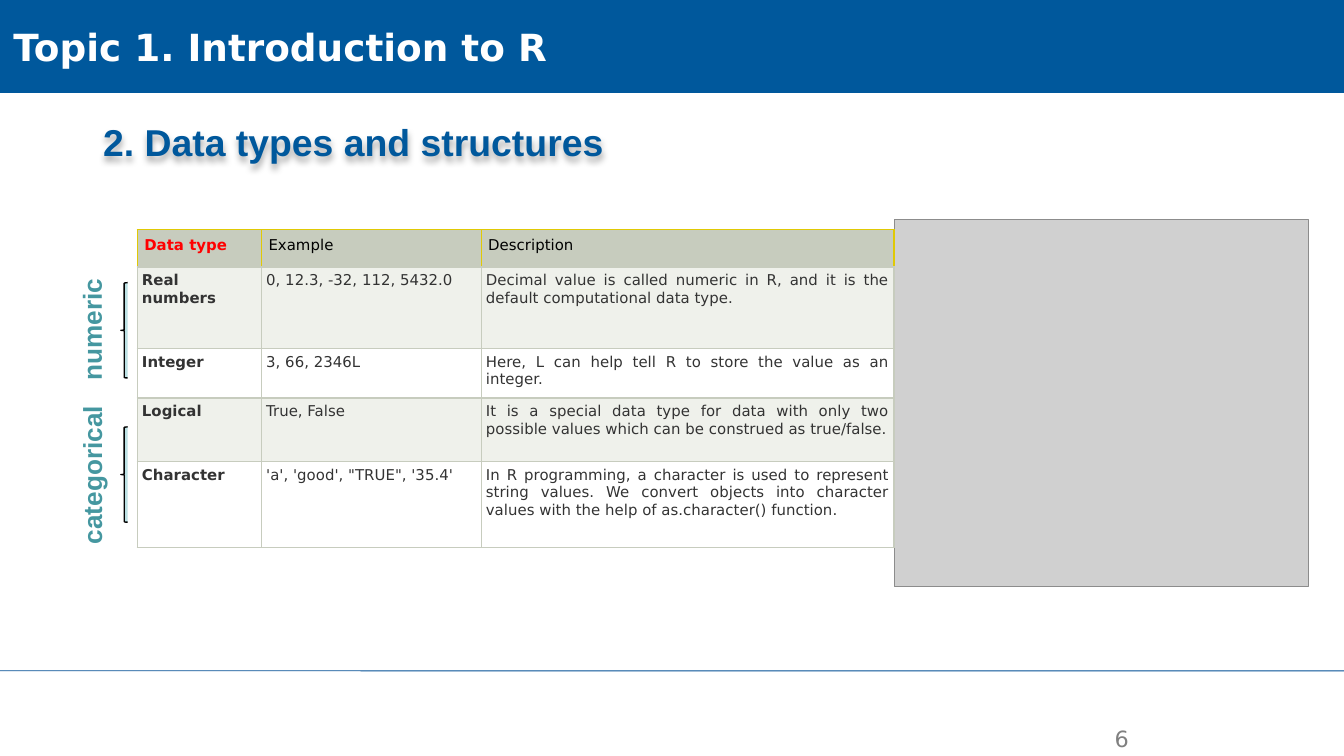
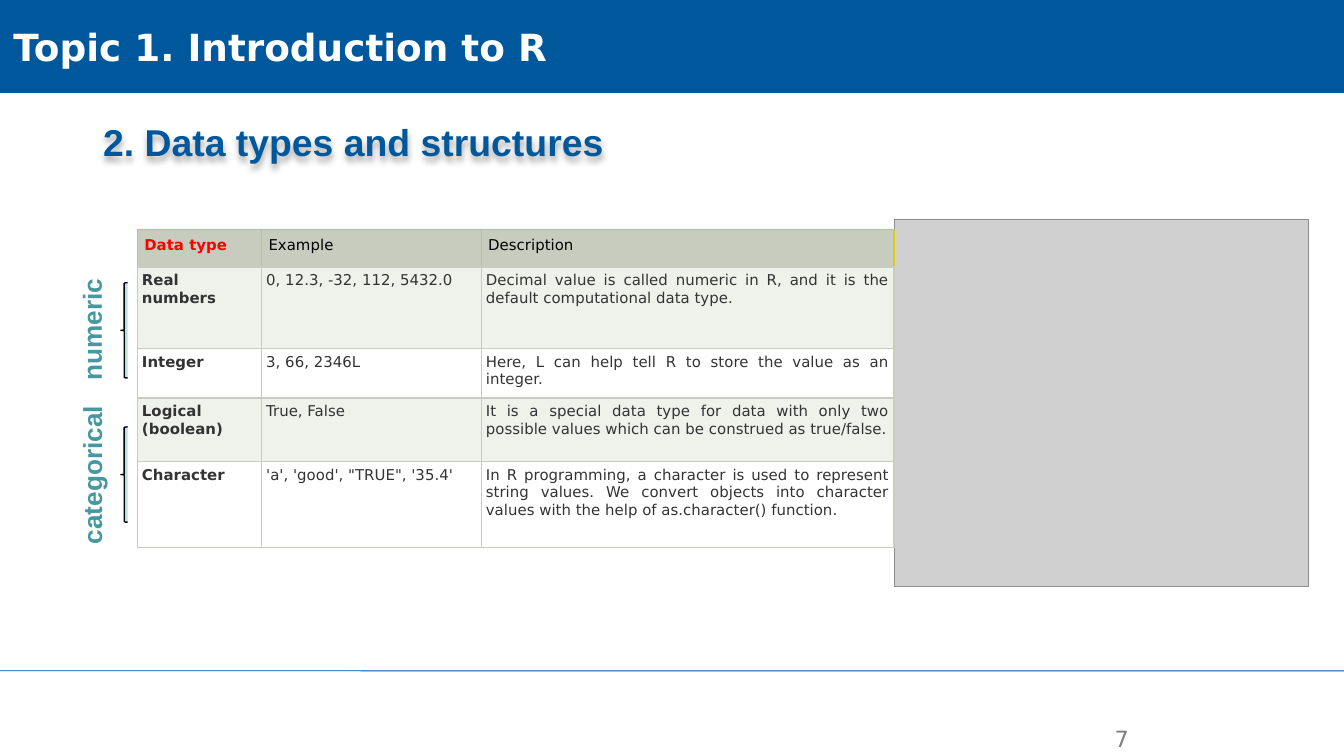
Before and after one commit to XiaoxiangGuanGFZ/FloodRiskSeminar, a slide deck: slide 7 of slides/FRS_exercise_R.pptx (slide 6 before the commit). Drawn at 1344x756 pixels with LibreOffice and Linux fonts; fonts in the diff are those of the drawing; grey boxes stand for pictures; background and template pictures are left out. Boxes give left, top, right and bottom in pixels: in the first picture for what was removed or moved away, otherwise in the second. Text is boxed around its words. In the diff, an @@ line names an element or a change of style, - is before the commit and + after.

```diff
--- a/slides/FRS_exercise_R.pptx
+++ b/slides/FRS_exercise_R.pptx
@@ table at (137,230,892,547) @@
-row 4, column 1: Logical
+row 4, column 1: Logical (boolean)
@@ page number at (1115,731,1129,747): text changed @@
-6
+7
```
Also in this commit, not shown: 8 other slides changed, 1 slide added, 1 slide removed.
